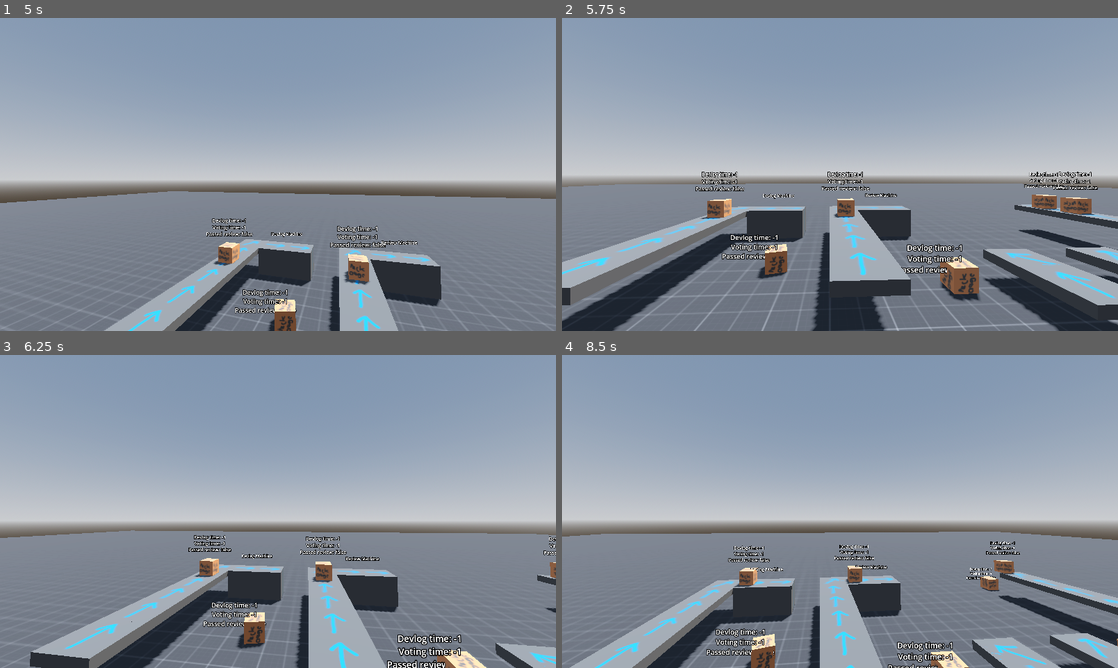
Above: before the commit, frames 1-4 (two rows, left to right).
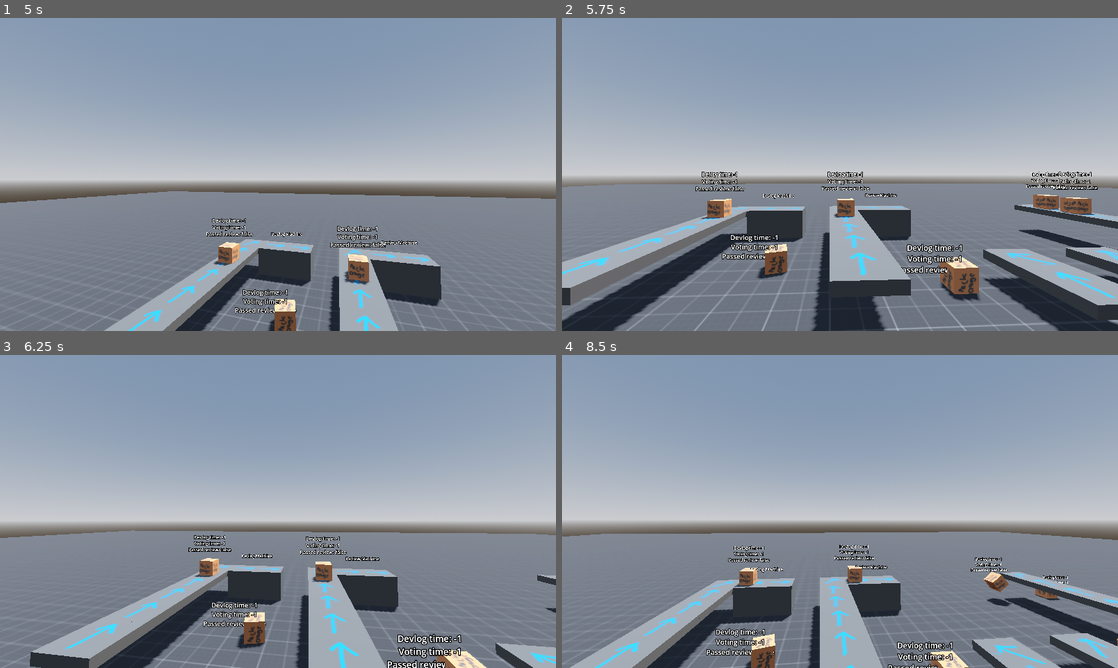
Above: after the commit, the same moments.

Repository: MrSeven3/The-Flavortown-Port
Game: Godot game, scene res://scenes/testing/testing_scene.tscn
Same seed, same stepped clock (60 frames per second), same inputs: the game is played once before the commit and once after it.
Inputs (mouse positions are in pixels of both pictures, inside the frame that each line leads up to):
- Up to frame 1 (5 s): tap Enter at 0.5 s; move the mouse to (305, 174) at 0.52 s; hold Up from 0.53 s (still down); tap Alt at 0.6, 2.85 s; tap Space at 0.77, 1.52, 3.02, 3.77, 4.52 s; move the mouse to (250, 174) at 1.27 s; tap Shift at 1.35 s; move the mouse to (289, 168) at 2.02 s; tap E at 2.1, 4.35 s; move the mouse to (272, 180) at 2.77 s; move the mouse to (316, 177) at 3.52 s; hold Shift 3.53-4.28 s; move the mouse to (233, 171) at 4.27 s
- Up to frame 2 (5.75 s): keep holding Up; move the mouse to (845, 174) at 5.02 s; tap Alt at 5.1 s
- Up to frame 3 (6.25 s): move the mouse to (255, 505) at 5.77 s; release Up at 5.78 s; hold Right from 5.78 s (still down); tap Shift at 5.85 s; tap Space at 6.02 s
- Up to frame 4 (8.5 s): move the mouse to (867, 511) at 6.52 s; release Right at 6.53 s; hold Up from 6.53 s (still down); tap E at 6.6 s; tap Space at 6.77, 7.52 s; move the mouse to (812, 511) at 7.27 s; tap Alt at 7.35 s; move the mouse to (851, 505) at 8.02 s; hold Shift from 8.03 s (still down)

Frame 1 is identical in both runs. In frame 2, 0.2% of the frame differs, in the area x 83-91%, y 49-62%; in frame 3, 0.1%; in frame 4, 0.9%, in the area x 72-92%, y 59-81%.

Commit message:
conveyor splitters work yay

Diff:
--- a/scenes/template/conveyors/conveyor_splitter.gd
+++ b/scenes/template/conveyors/conveyor_splitter.gd
@@ -13,7 +13,7 @@
 			object.set_collision_mask_value(8,true) #makes it only interact with the right conveyor
 			object.set_collision_layer_value(8,true)
 
-func stop_splitting(object:Node3D):
+func stop_splitting(object:Node3D): #im so great at naming functions huh
 	if object.has_meta("pickupable"): #just verifies that this is a package, theres probably a way to do this with instancing, but idrc rn
 		object.set_collision_mask_value(7,false)# makes the package interact with no splitter conveyors
 		object.set_collision_layer_value(7,false)
--- a/scenes/template/conveyors/conveyor_splitter.tscn
+++ b/scenes/template/conveyors/conveyor_splitter.tscn
@@ -1,8 +1,41 @@
 [gd_scene format=3 uid="uid://cr3a6lr3okchn"]
 
-[ext_resource type="PackedScene" uid="uid://baeiyw68aimne" path="res://scenes/template/conveyors/left_turn_conveyor.tscn" id="1_m3omt"]
 [ext_resource type="Script" uid="uid://b6tqgbs2syj6h" path="res://scenes/template/conveyors/conveyor_splitter.gd" id="1_r51a1"]
-[ext_resource type="PackedScene" uid="uid://l6gnt2fbvec6" path="res://scenes/template/conveyors/right_turn_conveyor.tscn" id="2_r51a1"]
+[ext_resource type="Script" uid="uid://cb4tq7fgjdnyr" path="res://scenes/template/conveyors/left_turn_conveyor.gd" id="2_h7v1f"]
+[ext_resource type="Texture2D" uid="uid://cnug4vabaa4b2" path="res://resources/tempDevTextures/myBadDrawings/left_turn_conveyor.svg" id="3_nbo2x"]
+[ext_resource type="PackedScene" uid="uid://bdlvkwkxxalp1" path="res://scenes/template/conveyors/straight_conveyor.tscn" id="4_vnd3q"]
+[ext_resource type="Script" uid="uid://lj8qttblr015" path="res://scenes/template/conveyors/right_turn_conveyor.gd" id="5_w2brn"]
+[ext_resource type="Texture2D" uid="uid://0rp6avwyjm1y" path="res://resources/tempDevTextures/myBadDrawings/right_turn_conveyor.svg" id="6_mf4pb"]
+
+[sub_resource type="StandardMaterial3D" id="StandardMaterial3D_vibtb"]
+albedo_texture = ExtResource("3_nbo2x")
+uv1_offset = Vector3(0.5, 0, 0.5)
+uv1_triplanar = true
+
+[sub_resource type="BoxMesh" id="BoxMesh_murqt"]
+material = SubResource("StandardMaterial3D_vibtb")
+size = Vector3(1, 0.2, 1)
+
+[sub_resource type="BoxShape3D" id="BoxShape3D_qb2v4"]
+size = Vector3(0.75, 0.25, 0.75)
+
+[sub_resource type="BoxShape3D" id="BoxShape3D_murqt"]
+size = Vector3(1, 0.2, 1)
+
+[sub_resource type="StandardMaterial3D" id="StandardMaterial3D_3jtfr"]
+albedo_texture = ExtResource("6_mf4pb")
+uv1_offset = Vector3(0.5, 0, 0.5)
+uv1_triplanar = true
+
+[sub_resource type="BoxMesh" id="BoxMesh_cfcuv"]
+material = SubResource("StandardMaterial3D_3jtfr")
+size = Vector3(1, 0.2, 1)
+
+[sub_resource type="BoxShape3D" id="BoxShape3D_8i1ei"]
+size = Vector3(0.75, 0.25, 0.75)
+
+[sub_resource type="BoxShape3D" id="BoxShape3D_sxkbp"]
+size = Vector3(1, 0.2, 1)
 
 [sub_resource type="BoxShape3D" id="BoxShape3D_xvsoj"]
 size = Vector3(1, 0.5, 1)
@@ -10,14 +43,69 @@
 [node name="ConveyorSplitter" type="Node3D" unique_id=785814400]
 script = ExtResource("1_r51a1")
 
-[node name="LeftTurnConveyor" parent="." unique_id=722669390 instance=ExtResource("1_m3omt")]
+[node name="LeftTurnConveyor" type="AnimatableBody3D" parent="." unique_id=722669390]
+transform = Transform3D(-1, 0, 8.742278e-08, 0, 1, 0, -8.742278e-08, 0, -1, 0, 0, 0)
+collision_layer = 64
+collision_mask = 64
+script = ExtResource("2_h7v1f")
+
+[node name="MeshInstance3D" type="MeshInstance3D" parent="LeftTurnConveyor" unique_id=1220616459]
+mesh = SubResource("BoxMesh_murqt")
+
+[node name="Area3D" type="Area3D" parent="LeftTurnConveyor" unique_id=1394524863]
+transform = Transform3D(1, 0, 0, 0, 1, 0, 0, 0, 1, 0, 0.025094151, 0)
+collision_layer = 64
+collision_mask = 64
+gravity_point_center = Vector3(0, 0, -1)
+gravity_direction = Vector3(0, 0, -1)
+gravity = 6.0
+
+[node name="CollisionShape3D2" type="CollisionShape3D" parent="LeftTurnConveyor/Area3D" unique_id=185916669]
+transform = Transform3D(1, 0, 0, 0, 1, 0, 0, 0, 1, 0.125, 0, -0.125)
+shape = SubResource("BoxShape3D_qb2v4")
+
+[node name="CollisionShape3D" type="CollisionShape3D" parent="LeftTurnConveyor" unique_id=1854081010]
+shape = SubResource("BoxShape3D_murqt")
+
+[node name="StraightConveyor2" parent="LeftTurnConveyor" unique_id=1451140527 instance=ExtResource("4_vnd3q")]
+transform = Transform3D(1, 0, 1.7763568e-15, 0, 1, 0, -7.1054274e-15, 0, 0.25, 0, 0, 0.375)
 collision_layer = 64
 collision_mask = 64
 
-[node name="RightTurnConveyor" parent="." unique_id=1587949913 instance=ExtResource("2_r51a1")]
+[node name="StraightConveyor3" parent="LeftTurnConveyor" unique_id=1717736925 instance=ExtResource("4_vnd3q")]
+transform = Transform3D(-4.3711395e-08, 0, 0.25, 0, 1, 0, -1, 0, -1.0927849e-08, -0.375, 0, 0)
+collision_layer = 64
+collision_mask = 64
+
+[node name="RightTurnConveyor" type="AnimatableBody3D" parent="." unique_id=1587949913]
 transform = Transform3D(-1, 0, 2.6226832e-07, 0, 1, 0, -2.6226832e-07, 0, -1, 0, 0, 0)
 collision_layer = 128
 collision_mask = 128
+script = ExtResource("5_w2brn")
+
+[node name="MeshInstance3D" type="MeshInstance3D" parent="RightTurnConveyor" unique_id=743668086]
+mesh = SubResource("BoxMesh_cfcuv")
+
+[node name="Area3D" type="Area3D" parent="RightTurnConveyor" unique_id=1909283585]
+transform = Transform3D(1, 0, 0, 0, 1, 0, 0, 0, 1, -0.25, 0.025, 0)
+collision_layer = 128
+collision_mask = 128
+gravity_point_center = Vector3(0, 0, -1)
+gravity_direction = Vector3(0, 0, -1)
+gravity = 6.0
+
+[node name="CollisionShape3D" type="CollisionShape3D" parent="RightTurnConveyor/Area3D" unique_id=1052850257]
+transform = Transform3D(1, 0, 0, 0, 1, 0, 0, 0, 1, 0.125, 0, -0.125)
+shape = SubResource("BoxShape3D_8i1ei")
+
+[node name="CollisionShape3D" type="CollisionShape3D" parent="RightTurnConveyor" unique_id=1225788002]
+shape = SubResource("BoxShape3D_sxkbp")
+
+[node name="StraightConveyor" parent="RightTurnConveyor" unique_id=1920133466 instance=ExtResource("4_vnd3q")]
+transform = Transform3D(-4.371138e-08, 0, -0.25, 0, 1, 0, 1, 0, -1.0927845e-08, 0.375, 0, 0)
+
+[node name="StraightConveyor2" parent="RightTurnConveyor" unique_id=1747221394 instance=ExtResource("4_vnd3q")]
+transform = Transform3D(1, 0, 1.7763568e-15, 0, 1, 0, -7.1054274e-15, 0, 0.25, 0, 0, 0.375)
 
 [node name="Area3D" type="Area3D" parent="." unique_id=791382807]
 
@@ -25,5 +113,9 @@
 transform = Transform3D(1, 0, 0, 0, 1, 0, 0, 0, 1, 0, 0.25, 0)
 shape = SubResource("BoxShape3D_xvsoj")
 
+[connection signal="body_entered" from="LeftTurnConveyor/Area3D" to="LeftTurnConveyor" method="conveyor"]
+[connection signal="body_exited" from="LeftTurnConveyor/Area3D" to="LeftTurnConveyor" method="stop_conveyoring"]
+[connection signal="body_entered" from="RightTurnConveyor/Area3D" to="RightTurnConveyor" method="conveyor"]
+[connection signal="body_exited" from="RightTurnConveyor/Area3D" to="RightTurnConveyor" method="stop_conveyoring"]
 [connection signal="body_entered" from="Area3D" to="." method="spilt"]
 [connection signal="body_exited" from="Area3D" to="." method="stop_splitting"]
